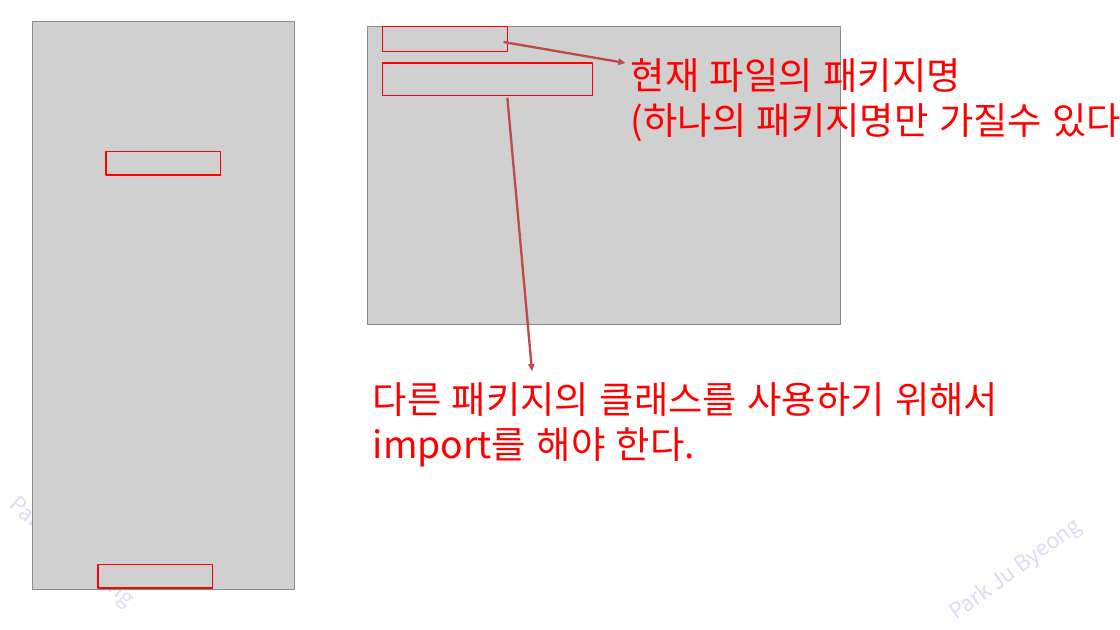
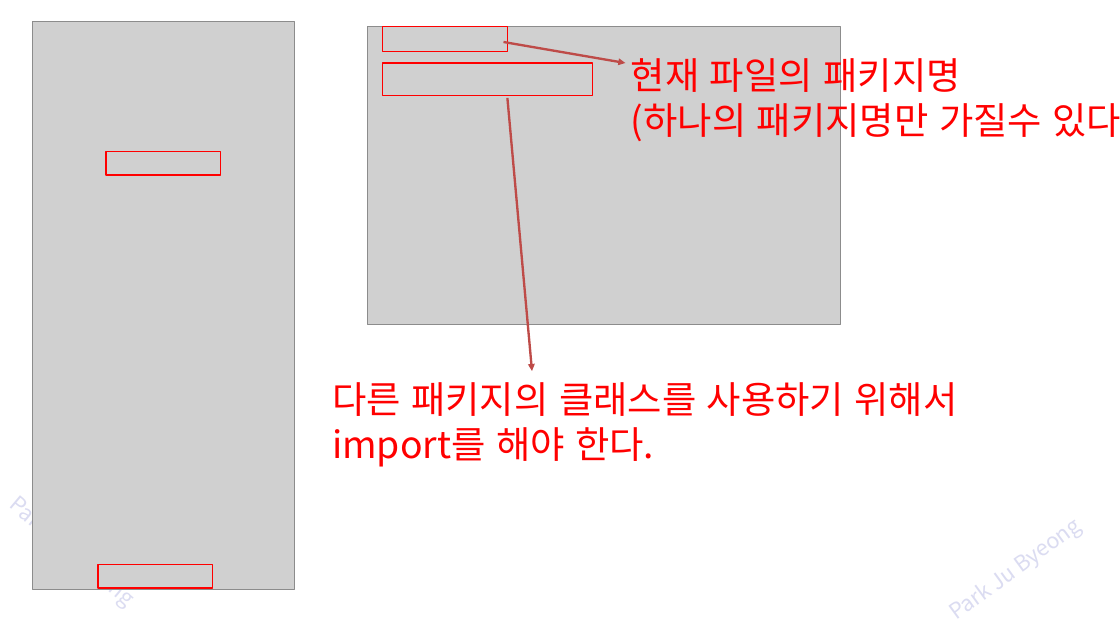
Before and after one commit to zest132/JavaLecture, a slide deck: slide 6 of JavaLecture/LectureFile/java 10강 패키지와 접근제어자 강의자료.pptx (slide 5 before the commit). Drawn at 1120x630 pixels with LibreOffice and Linux fonts; fonts in the diff are those of the drawing; grey boxes stand for pictures. Boxes give left, top, right and bottom in pixels: in the first picture for what was removed or moved away, otherwise in the second. Text is boxed around its words. In the diff, an @@ line names an element or a change of style, - is before the commit and + after.

```diff
--- a/JavaLecture/LectureFile/java 10강 패키지와 접근제어자 강의자료.pptx
+++ b/JavaLecture/LectureFile/java 10강 패키지와 접근제어자 강의자료.pptx
@@ text "다른 패키지의 클래스를 사용하기 위해서": place and size @@
-text "다른 패키지의 클래스를 사용하기 위해서" at bbox=[373, 382, 998, 467]
+text "다른 패키지의 클래스를 사용하기 위해서" at bbox=[332, 382, 958, 467]
```
Also in this commit, not shown: 20 other slides changed, 19 slides added, 10 slides removed, 12 other files.
